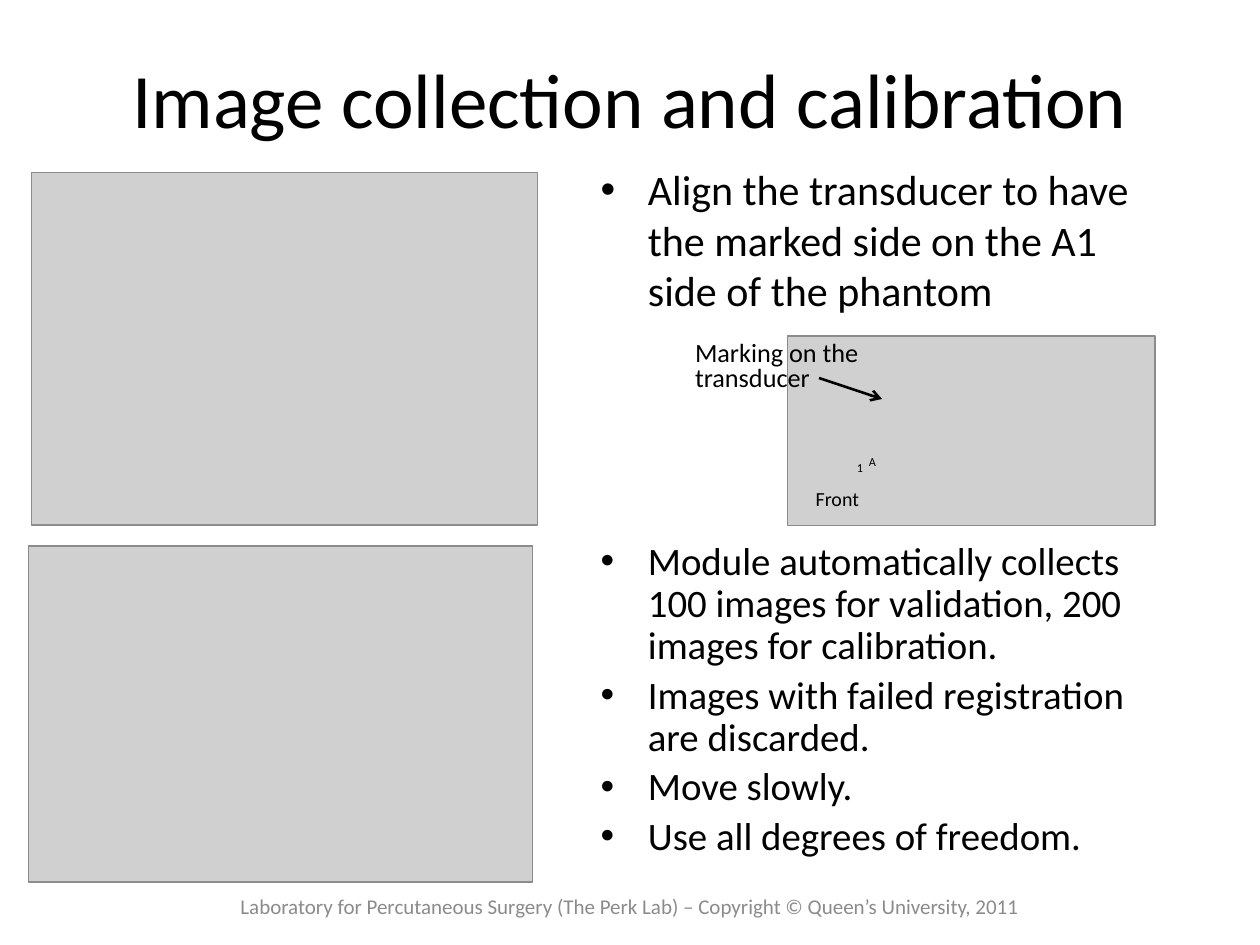
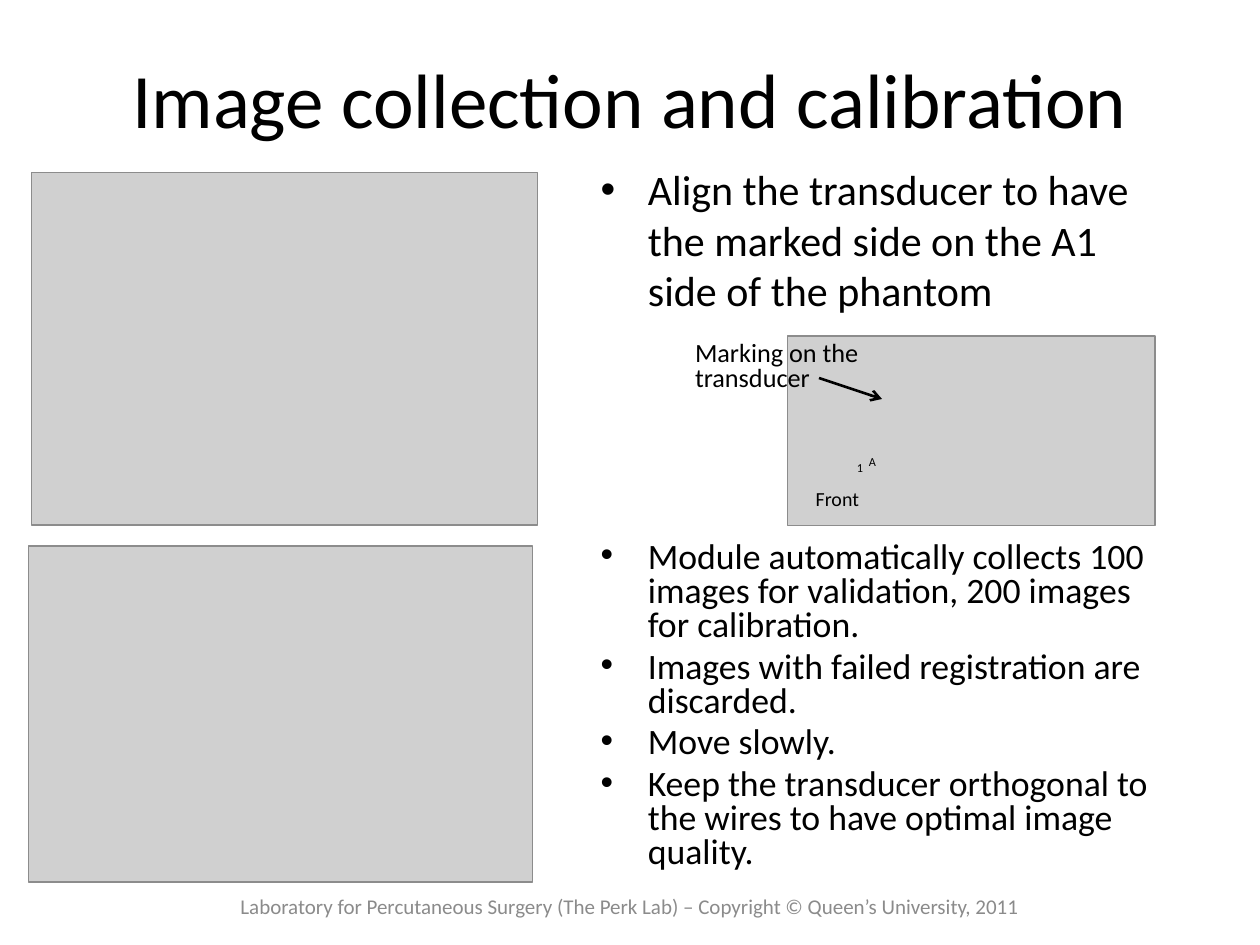
Before and after one commit to thewtex/Plus, a slide deck: slide 8 of doc/tutorials/PlusTutorialfCalCalibrationProcess.pptx. Drawn at 1260x945 pixels with LibreOffice and Linux fonts; fonts in the diff are those of the drawing; grey boxes stand for pictures. Boxes give left, top, right and bottom in pixels: in the first picture for what was removed or moved away, otherwise in the second. Text is boxed around its words. In the diff, an @@ line names an element or a change of style, - is before the commit and + after.

```diff
--- a/doc/tutorials/PlusTutorialfCalCalibrationProcess.pptx
+++ b/doc/tutorials/PlusTutorialfCalCalibrationProcess.pptx
@@ text at <box>648,544,1143,760</box>: size 22.2 to 20.4 pt in "Module automatically collects 100 images for validation, ...", "Images with failed registration are discarded.", "Move slowly."; line spacing 0.9 to 0.8 @@
@@ text at <box>648,771,1147,870</box>: text changed; size 22.2 to 20.4 pt @@
-• Use all degrees of freedom.
+• Keep the transducer orthogonal to the wires to have optimal image quality.
```
Also in this commit, not shown: 2 other slides changed, 3 other files.
